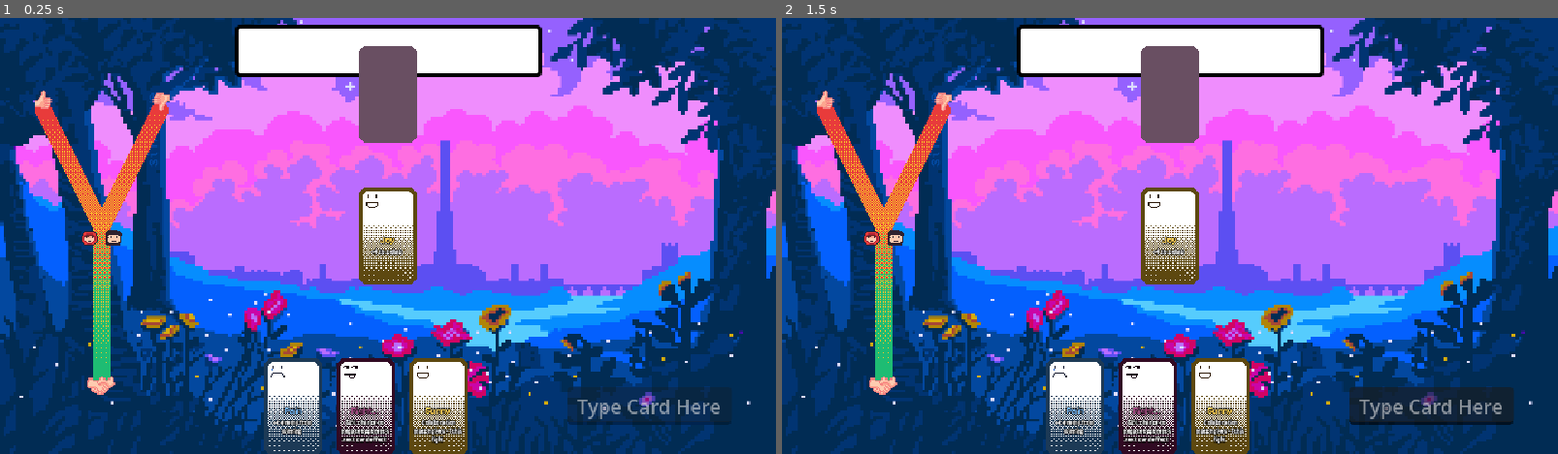
Above: before the commit, frames 1-2 (left to right).
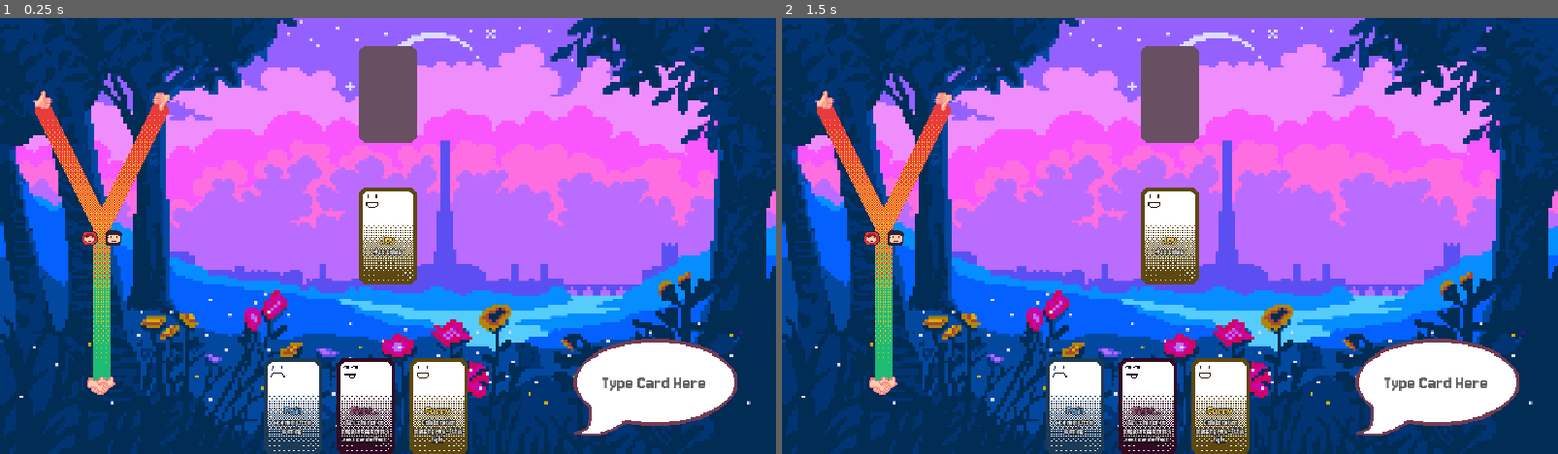
Above: after the commit, the same moments.

Repository: hundredplans/behind-my-eyes-minigame
Game: Godot game, scene res://scenes/screens/play_screen/play_screen.tscn
Same seed, same stepped clock (60 frames per second), same inputs: the game is played once before the commit and once after it. This scene is started directly instead of the project's main scene.
Inputs (mouse positions are in pixels of both pictures, inside the frame that each line leads up to):
- Up to frame 1 (0.25 s): no input
- Up to frame 2 (1.5 s): tap Enter (Enter) at 0.5, 0.6 s; move the mouse to (1340, 214) at 0.52 s; tap Space at 1.25 s; move the mouse to (1014, 257) at 1.27 s; click (1014, 257) at 1.35 s

The runs differ from the first frame. In frame 1, 7.9% of the frame differs, in the area x 30-95%, y 1-96%; in frame 2, 8.1%.

Commit message:
new

Diff:
--- a/project/resources/infos/status_effects/confident.tres
+++ b/project/resources/infos/status_effects/confident.tres
@@ -2,9 +2,15 @@
 
 [ext_resource type="Script" uid="uid://cjo5aag66d2ei" path="res://scripts/entity_objects/status_effects/status_effect.gd" id="1_3nh2o"]
 [ext_resource type="Script" uid="uid://cybuqbxq4qpum" path="res://scripts/infos/status_effects/status_effect_info.gd" id="1_u3bqh"]
+[ext_resource type="Texture2D" uid="uid://cdltyr8lir7bh" path="res://assets/sprites/play/combat_atlas/combat_atlas.png" id="2_v3wnk"]
+
+[sub_resource type="AtlasTexture" id="AtlasTexture_ak223"]
+atlas = ExtResource("2_v3wnk")
+region = Rect2(471, 207, 50, 18)
 
 [resource]
 script = ExtResource("1_u3bqh")
+icon = SubResource("AtlasTexture_ak223")
 gdscript = ExtResource("1_3nh2o")
 card_type = 1
 type = 3
--- a/project/resources/infos/status_effects/excitable.tres
+++ b/project/resources/infos/status_effects/excitable.tres
@@ -3,8 +3,11 @@
 [ext_resource type="Script" uid="uid://gqcxvmobkutd" path="res://scripts/entity_objects/status_effects/excitable.gd" id="1_ufkg7"]
 [ext_resource type="Script" uid="uid://cybuqbxq4qpum" path="res://scripts/infos/status_effects/status_effect_info.gd" id="1_vwcxh"]
 
+[sub_resource type="AtlasTexture" id="AtlasTexture_ufkg7"]
+
 [resource]
 script = ExtResource("1_vwcxh")
+icon = SubResource("AtlasTexture_ufkg7")
 gdscript = ExtResource("1_ufkg7")
 type = 1
 name = "Excitable"
--- a/project/resources/infos/status_effects/grumpy.tres
+++ b/project/resources/infos/status_effects/grumpy.tres
@@ -2,9 +2,15 @@
 
 [ext_resource type="Script" uid="uid://cybuqbxq4qpum" path="res://scripts/infos/status_effects/status_effect_info.gd" id="1_imiey"]
 [ext_resource type="Script" uid="uid://cjo5aag66d2ei" path="res://scripts/entity_objects/status_effects/status_effect.gd" id="1_v43pf"]
+[ext_resource type="Texture2D" uid="uid://cdltyr8lir7bh" path="res://assets/sprites/play/combat_atlas/combat_atlas.png" id="2_5w300"]
+
+[sub_resource type="AtlasTexture" id="AtlasTexture_3y0dx"]
+atlas = ExtResource("2_5w300")
+region = Rect2(407, 175, 50, 18)
 
 [resource]
 script = ExtResource("1_imiey")
+icon = SubResource("AtlasTexture_3y0dx")
 gdscript = ExtResource("1_v43pf")
 card_type = 2
 type = 3
--- a/project/resources/infos/status_effects/irritable.tres
+++ b/project/resources/infos/status_effects/irritable.tres
@@ -2,9 +2,15 @@
 
 [ext_resource type="Script" uid="uid://cybuqbxq4qpum" path="res://scripts/infos/status_effects/status_effect_info.gd" id="1_llfx7"]
 [ext_resource type="Script" uid="uid://cjo5aag66d2ei" path="res://scripts/entity_objects/status_effects/status_effect.gd" id="1_m0efx"]
+[ext_resource type="Texture2D" uid="uid://cdltyr8lir7bh" path="res://assets/sprites/play/combat_atlas/combat_atlas.png" id="2_qn0db"]
+
+[sub_resource type="AtlasTexture" id="AtlasTexture_he6yb"]
+atlas = ExtResource("2_qn0db")
+region = Rect2(471, 175, 50, 18)
 
 [resource]
 script = ExtResource("1_llfx7")
+icon = SubResource("AtlasTexture_he6yb")
 gdscript = ExtResource("1_m0efx")
 card_type = 1
 type = 2
--- a/project/resources/infos/status_effects/sincere.tres
+++ b/project/resources/infos/status_effects/sincere.tres
@@ -2,9 +2,15 @@
 
 [ext_resource type="Script" uid="uid://cybuqbxq4qpum" path="res://scripts/infos/status_effects/status_effect_info.gd" id="1_ul7xj"]
 [ext_resource type="Script" uid="uid://cjo5aag66d2ei" path="res://scripts/entity_objects/status_effects/status_effect.gd" id="1_yv3mn"]
+[ext_resource type="Texture2D" uid="uid://cdltyr8lir7bh" path="res://assets/sprites/play/combat_atlas/combat_atlas.png" id="2_3a03d"]
+
+[sub_resource type="AtlasTexture" id="AtlasTexture_bnuef"]
+atlas = ExtResource("2_3a03d")
+region = Rect2(471, 239, 50, 18)
 
 [resource]
 script = ExtResource("1_ul7xj")
+icon = SubResource("AtlasTexture_bnuef")
 gdscript = ExtResource("1_yv3mn")
 card_type = 5
 type = 2
--- a/project/resources/infos/status_effects/sunny.tres
+++ b/project/resources/infos/status_effects/sunny.tres
@@ -1,9 +1,17 @@
 [gd_resource type="Resource" script_class="StatusEffectInfo" format=3 uid="uid://cjr3vewjdrwto"]
 
 [ext_resource type="Script" uid="uid://cybuqbxq4qpum" path="res://scripts/infos/status_effects/status_effect_info.gd" id="1_b6g6x"]
+[ext_resource type="Script" uid="uid://g1uduffiy4fq" path="res://scripts/entity_objects/status_effects/sunny.gd" id="1_s8ktu"]
+[ext_resource type="Texture2D" uid="uid://cdltyr8lir7bh" path="res://assets/sprites/play/combat_atlas/combat_atlas.png" id="2_8dmb8"]
+
+[sub_resource type="AtlasTexture" id="AtlasTexture_wh5kf"]
+atlas = ExtResource("2_8dmb8")
+region = Rect2(535, 175, 50, 18)
 
 [resource]
 script = ExtResource("1_b6g6x")
+icon = SubResource("AtlasTexture_wh5kf")
+gdscript = ExtResource("1_s8ktu")
 card_type = null
 type = 1
 name = "Sunny"
--- /dev/null
+++ b/project/resources/ui/label_settings/jersey/jersey_24.tres
@@ -0,0 +1,9 @@
+[gd_resource type="LabelSettings" format=3 uid="uid://bgxfs62pokw5r"]
+
+[ext_resource type="FontFile" uid="uid://lj2hkch44j84" path="res://assets/fonts/jersey_10.ttf" id="1_7q2er"]
+
+[resource]
+font = ExtResource("1_7q2er")
+font_size = 24
+outline_size = 6
+outline_color = Color(0, 0, 0, 1)
--- a/project/scenes/autoload/info/info.gd
+++ b/project/scenes/autoload/info/info.gd
@@ -1,7 +1,7 @@
 extends Node
 
 var infos: Dictionary # [GDScript, Dictionary[int, String (path)]]
-var info_types: Array[GDScript] = [CardInfo, EnemyInfo]
+var info_types: Array[GDScript] = [CardInfo, EnemyInfo, StatusEffectInfo]
 
 func _ready() -> void:
 	for info_type: GDScript in info_types:
--- a/project/scenes/screens/play_screen/play_screen.tscn
+++ b/project/scenes/screens/play_screen/play_screen.tscn
@@ -5,13 +5,34 @@
 [ext_resource type="PackedScene" uid="uid://cgk8mnf70jwns" path="res://scenes/resource_objects/cards/card_ui/card_ui.tscn" id="3_e1r2e"]
 [ext_resource type="Texture2D" uid="uid://ejd4xtfseh6b" path="res://assets/backgrounds/temp_pixel_art_wallpaper.png" id="3_k8syp"]
 [ext_resource type="PackedScene" uid="uid://d23jgtr4epto2" path="res://scenes/screens/play_screen/points_display/points_display.tscn" id="5_eebmm"]
-[ext_resource type="StyleBox" uid="uid://bvyjrrrh0cbej" path="res://resources/ui/styleboxes/flat_border_two.tres" id="6_64bgq"]
-[ext_resource type="StyleBox" uid="uid://buw0l2eayxjtq" path="res://resources/ui/styleboxes/flat_border_four.tres" id="7_iron8"]
 [ext_resource type="Script" uid="uid://0shmw2f5jneh" path="res://scripts/actions/action_manager.gd" id="8_eebmm"]
 [ext_resource type="Script" uid="uid://clnpatejya6yc" path="res://scenes/screens/play_screen/play_card_line_edit/play_card_line_edit.gd" id="8_hisnf"]
 [ext_resource type="PackedScene" uid="uid://difi5yni64h62" path="res://scenes/screens/play_screen/ai_manager/ai_manager.tscn" id="9_i1kik"]
 [ext_resource type="PackedScene" uid="uid://kfahob34j16j" path="res://scenes/screens/play_screen/hand_cards_manager/hand_cards_manager.tscn" id="11_tunfc"]
+[ext_resource type="FontFile" uid="uid://lj2hkch44j84" path="res://assets/fonts/jersey_10.ttf" id="12_6keno"]
 [ext_resource type="PackedScene" uid="uid://cc8a8o6s38wxr" path="res://scenes/screens/play_screen/enemy_hand_cards_manager/enemy_hand_cards_manager.tscn" id="12_xqjcl"]
+[ext_resource type="Texture2D" uid="uid://cdltyr8lir7bh" path="res://assets/sprites/play/combat_atlas/combat_atlas.png" id="12_y8dr8"]
+[ext_resource type="PackedScene" uid="uid://cnrfa4drlq8ms" path="res://scenes/screens/status_effect_ui_manager/status_effect_ui_manager.tscn" id="15_v3hmr"]
+
+[sub_resource type="AtlasTexture" id="AtlasTexture_y8dr8"]
+atlas = ExtResource("12_y8dr8")
+region = Rect2(639, 147, 145, 77)
+
+[sub_resource type="StyleBoxTexture" id="StyleBoxTexture_6keno"]
+texture = SubResource("AtlasTexture_y8dr8")
+texture_margin_bottom = 5.0
+
+[sub_resource type="Curve2D" id="Curve2D_8t53l"]
+_data = {
+"points": PackedVector2Array(0, 0, 0, 0, -77, -32, 0, 0, 0, 0, -55, -44, 0, 0, 0, 0, -26, -52, 0, 0, 0, 0, 1, -52, 0, 0, 0, 0, 25, -50, 0, 0, 0, 0, 47, -44, 0, 0, 0, 0, 65, -34, 0, 0, 0, 0, 82, -15, 0, 0, 0, 0, 84, 2, 0, 0, 0, 0, 77, 21, 0, 0, 0, 0, 62, 35, 0, 0, 0, 0, 44, 44, 0, 0, 0, 0, 18, 48, 0, 0, 0, 0, -8, 51, 0, 0, 0, 0, -35, 51)
+}
+point_count = 15
+
+[sub_resource type="Curve2D" id="Curve2D_y8dr8"]
+_data = {
+"points": PackedVector2Array(0, 0, 0, 0, 137, 18, 0, 0, 0, 0, 193, 42, 0, 0, 0, 0, 247, 24, 0, 0, 0, 0, 297, 36, 0, 0, 0, 0, 366, 19, 0, 0, 0, 0, 426, 41, 0, 0, 0, 0, 493, 27)
+}
+point_count = 7
 
 [node name="PlayScreen" type="Control" unique_id=746952712]
 layout_mode = 3
@@ -25,6 +46,14 @@
 CardUIPacked = ExtResource("3_e1r2e")
 metadata/_custom_type_script = "uid://5qy6jkgf2qhn"
 
+[node name="ActionSender" type="Node" parent="." unique_id=398503857]
+unique_name_in_owner = true
+script = ExtResource("8_eebmm")
+metadata/_custom_type_script = "uid://0shmw2f5jneh"
+
+[node name="AIManager" parent="." unique_id=218810832 instance=ExtResource("9_i1kik")]
+unique_name_in_owner = true
+
 [node name="BackgroundTxRect" type="TextureRect" parent="." unique_id=136554596]
 layout_mode = 1
 anchors_preset = 15
@@ -34,34 +63,6 @@
 grow_vertical = 2
 texture = ExtResource("3_k8syp")
 expand_mode = 3
-
-[node name="PointsDisplay" parent="." unique_id=806983574 instance=ExtResource("5_eebmm")]
-unique_name_in_owner = true
-position = Vector2(84, 178)
-
-[node name="EnemyPanel" type="PanelContainer" parent="." unique_id=972901351]
-self_modulate = Color(0, 0, 0, 1)
-layout_mode = 1
-anchors_preset = 5
-anchor_left = 0.5
-anchor_right = 0.5
-offset_left = -126.5
-offset_top = 6.0
-offset_right = 126.5
-offset_bottom = 49.0
-grow_horizontal = 2
-theme_override_styles/panel = ExtResource("7_iron8")
-
-[node name="MarginContainer" type="MarginContainer" parent="EnemyPanel" unique_id=1025685466]
-layout_mode = 2
-theme_override_constants/margin_left = 3
-theme_override_constants/margin_top = 3
-theme_override_constants/margin_right = 3
-theme_override_constants/margin_bottom = 3
-
-[node name="PanelContainer" type="PanelContainer" parent="EnemyPanel/MarginContainer" unique_id=1958436331]
-layout_mode = 2
-theme_override_styles/panel = ExtResource("6_64bgq")
 
 [node name="CardSpot" type="Control" parent="." unique_id=1181247455]
 unique_name_in_owner = true
@@ -75,33 +76,59 @@
 grow_vertical = 2
 mouse_filter = 2
 
-[node name="PlayCardLineEdit" type="LineEdit" parent="." unique_id=1874718902]
+[node name="PointsDisplay" parent="." unique_id=806983574 instance=ExtResource("5_eebmm")]
 unique_name_in_owner = true
-layout_mode = 0
-offset_left = 468.0
-offset_top = 305.0
-offset_right = 603.5
-offset_bottom = 336.0
+position = Vector2(84, 178)
+
+[node name="PlayerSpeechBubble" type="Node2D" parent="." unique_id=1414662779]
+position = Vector2(473, 265)
+
+[node name="PlayCardLineEdit" type="LineEdit" parent="PlayerSpeechBubble" unique_id=1874718902]
+unique_name_in_owner = true
+texture_filter = 1
+custom_minimum_size = Vector2(0, 80)
+offset_right = 135.5
+offset_bottom = 80.0
+theme_override_colors/font_color = Color(0, 0, 0, 1)
+theme_override_colors/font_uneditable_color = Color(0.8745098, 0.8745098, 0.8745098, 1)
+theme_override_colors/font_placeholder_color = Color(0.3665946, 0.3665946, 0.36659458, 1)
+theme_override_colors/caret_color = Color(0, 0, 0, 1)
+theme_override_fonts/font = ExtResource("12_6keno")
+theme_override_styles/normal = SubResource("StyleBoxTexture_6keno")
+theme_override_styles/read_only = SubResource("StyleBoxTexture_6keno")
+theme_override_styles/focus = SubResource("StyleBoxTexture_6keno")
 placeholder_text = "Type Card Here"
 alignment = 1
 script = ExtResource("8_hisnf")
+metadata/_edit_lock_ = true
 
-[node name="ActionSender" type="Node" parent="." unique_id=398503857]
-unique_name_in_owner = true
-script = ExtResource("8_eebmm")
-metadata/_custom_type_script = "uid://0shmw2f5jneh"
+[node name="StatusEffectManagers" type="Node2D" parent="." unique_id=1658503946]
 
-[node name="AIManager" parent="." unique_id=218810832 instance=ExtResource("9_i1kik")]
-unique_name_in_owner = true
+[node name="PlayerStatusEffectUiManager" parent="StatusEffectManagers" unique_id=719229911 node_paths=PackedStringArray("StatusEffectPath") instance=ExtResource("15_v3hmr")]
+position = Vector2(544, 301)
+StatusEffectPath = NodePath("Path2D")
+players = true
 
-[node name="HandCardsManager" parent="." unique_id=2065525916 instance=ExtResource("11_tunfc")]
+[node name="Path2D" type="Path2D" parent="StatusEffectManagers/PlayerStatusEffectUiManager" unique_id=1324496922]
+curve = SubResource("Curve2D_8t53l")
+metadata/_edit_lock_ = true
+
+[node name="EnemyEffectUiManager" parent="StatusEffectManagers" unique_id=675579878 node_paths=PackedStringArray("StatusEffectPath") instance=ExtResource("15_v3hmr")]
+StatusEffectPath = NodePath("Path2D")
+
+[node name="Path2D" type="Path2D" parent="StatusEffectManagers/EnemyEffectUiManager" unique_id=310904782]
+curve = SubResource("Curve2D_y8dr8")
+
+[node name="HandCardManagers" type="Node2D" parent="." unique_id=1831081516]
+
+[node name="HandCardsManager" parent="HandCardManagers" unique_id=2065525916 instance=ExtResource("11_tunfc")]
 unique_name_in_owner = true
 z_index = 1
 position = Vector2(302, 321)
 
-[node name="EnemyHandCardsManager" parent="." unique_id=477362272 instance=ExtResource("12_xqjcl")]
+[node name="EnemyHandCardsManager" parent="HandCardManagers" unique_id=477362272 instance=ExtResource("12_xqjcl")]
 unique_name_in_owner = true
 position = Vector2(320, 63)
 
-[connection signal="text_submitted" from="PlayCardLineEdit" to="." method="onPlayCardLineEditTextSubmitted"]
-[connection signal="text_submitted" from="PlayCardLineEdit" to="PlayCardLineEdit" method="onTextSubmitted"]
+[connection signal="text_submitted" from="PlayerSpeechBubble/PlayCardLineEdit" to="." method="onPlayCardLineEditTextSubmitted"]
+[connection signal="text_submitted" from="PlayerSpeechBubble/PlayCardLineEdit" to="PlayerSpeechBubble/PlayCardLineEdit" method="onTextSubmitted"]
--- /dev/null
+++ b/project/scenes/screens/status_effect_ui_manager/status_effect_ui.gd
@@ -0,0 +1,16 @@
+extends Node2D
+
+@onready var IconSprite: Sprite2D = %IconSprite
+@onready var DisplayAmountLabel: Label = %DisplayAmountLabel
+var status_effect: StatusEffect
+func setStatusEffect(_status_effect: StatusEffect) -> void:
+	status_effect = _status_effect
+	IconSprite.texture = status_effect.getInfo().getIcon()
+	status_effect.update_display_amount.connect(onUpdateDisplayAmount)
+	onUpdateDisplayAmount()
+
+func getStatusEffect() -> StatusEffect: return status_effect
+
+func onUpdateDisplayAmount() -> void:
+	var display_amount: int = status_effect.getDisplayAmount()
+	DisplayAmountLabel.text = "" if display_amount < 0 else str(display_amount)
--- /dev/null
+++ b/project/scenes/screens/status_effect_ui_manager/status_effect_ui.tscn
@@ -0,0 +1,36 @@
+[gd_scene format=3 uid="uid://dbsw6hf6vm6dh"]
+
+[ext_resource type="Texture2D" uid="uid://cdltyr8lir7bh" path="res://assets/sprites/play/combat_atlas/combat_atlas.png" id="1_cyuyq"]
+[ext_resource type="Script" uid="uid://uvl8pdigs23w" path="res://scenes/screens/status_effect_ui_manager/status_effect_ui.gd" id="1_nrpuq"]
+[ext_resource type="LabelSettings" uid="uid://bgxfs62pokw5r" path="res://resources/ui/label_settings/jersey/jersey_24.tres" id="2_s3qth"]
+[ext_resource type="Script" uid="uid://b1qtu2bcvm30g" path="res://scripts/common/ui/default_control.gd" id="3_v6pqw"]
+[ext_resource type="Script" uid="uid://s2cxedp1lqal" path="res://scripts/common/ui/default_tooltip.gd" id="4_ndvkd"]
+
+[sub_resource type="AtlasTexture" id="AtlasTexture_s3qth"]
+atlas = ExtResource("1_cyuyq")
+region = Rect2(535, 207, 50, 18)
+
+[node name="StatusEffectUI" type="Node2D" unique_id=14122200]
+script = ExtResource("1_nrpuq")
+
+[node name="IconSprite" type="Sprite2D" parent="." unique_id=1622574874]
+unique_name_in_owner = true
+texture_filter = 1
+texture = SubResource("AtlasTexture_s3qth")
+
+[node name="DefaultControl" type="Node" parent="IconSprite" unique_id=390327937]
+script = ExtResource("3_v6pqw")
+metadata/_custom_type_script = "uid://b1qtu2bcvm30g"
+
+[node name="DefaultTooltip" type="Node" parent="IconSprite/DefaultControl" unique_id=2066417645]
+script = ExtResource("4_ndvkd")
+metadata/_custom_type_script = "uid://s2cxedp1lqal"
+
+[node name="DisplayAmountLabel" type="Label" parent="." unique_id=808463749]
+unique_name_in_owner = true
+offset_left = 18.0
+offset_top = -5.0
+offset_right = 28.0
+offset_bottom = 22.0
+text = "2"
+label_settings = ExtResource("2_s3qth")
--- /dev/null
+++ b/project/scenes/screens/status_effect_ui_manager/status_effect_ui_manager.gd
@@ -0,0 +1,45 @@
+extends Node2D
+
+@onready var StatusEffectsNode: Node2D = %StatusEffectsNode
+@export var StatusEffectPath: Path2D # Make this a child when instantiating this scenes
+@export var StatusEffectUIPacked: PackedScene
+@export var status_effect_ui_offset: float = 60.0
+@export var players: bool
+func _ready() -> void:
+	assert(StatusEffectPath != null, "Create a child node and set the export")
+	assert(StatusEffectPath.curve != null, "No curve provided")
+	Actions.process_action.connect(onProcessAction)
+
+func onProcessAction(action: Action) -> void:
+	if action.isPost():
+		if action is CreateStatusEffectAction and action.isPlayers() == players:
+			onCreateStatusEffect(action.getStatusEffect())
+		elif action is RemoveStatusEffectAction and action.isPlayers() == players:
+			onRemoveStatusEffect(action.getStatusEffect())
+
+func onCreateStatusEffect(status_effect: StatusEffect) -> void:
+	var status_effect_ui: Node2D = StatusEffectUIPacked.instantiate()
+	StatusEffectsNode.add_child(status_effect_ui)
+	status_effect_ui.setStatusEffect(status_effect)
+
+	var curve: Curve2D = StatusEffectPath.curve
+	var distance: float = status_effect_ui_offset * (getUisAmount() - 1)
+	var trans: Transform2D = curve.sample_baked_with_rotation(distance)
+	status_effect_ui.transform = trans
+
+func onRemoveStatusEffect(status_effect: StatusEffect) -> void:
+	var status_effect_ui: Node2D = getStatusEffectUI(status_effect)
+	if status_effect_ui == null: return
+	status_effect_ui.queue_free()
+
+func getStatusEffectUI(status_effect: StatusEffect) -> Node2D:
+	for status_effect_ui: Node2D in getStatusEffectUis():
+		if status_effect_ui.getStatusEffect() == status_effect: return status_effect_ui
+	return null
+
+func getUisAmount() -> int:
+	return StatusEffectsNode.get_children()\
+	.filter(func(x: Node2D): return !x.is_queued_for_deletion()).size()
+
+func getStatusEffectUis() -> Array: return StatusEffectsNode.get_children()
+func isPlayers() -> bool: return players
--- /dev/null
+++ b/project/scenes/screens/status_effect_ui_manager/status_effect_ui_manager.tscn
@@ -0,0 +1,11 @@
+[gd_scene format=3 uid="uid://cnrfa4drlq8ms"]
+
+[ext_resource type="Script" uid="uid://d07qle8anetfk" path="res://scenes/screens/status_effect_ui_manager/status_effect_ui_manager.gd" id="1_q73i8"]
+[ext_resource type="PackedScene" uid="uid://dbsw6hf6vm6dh" path="res://scenes/screens/status_effect_ui_manager/status_effect_ui.tscn" id="2_7mugm"]
+
+[node name="StatusEffectUiManager" type="Node2D" unique_id=719229911]
+script = ExtResource("1_q73i8")
+StatusEffectUIPacked = ExtResource("2_7mugm")
+
+[node name="StatusEffectsNode" type="Node2D" parent="." unique_id=1245633502]
+unique_name_in_owner = true
--- a/project/scripts/actions/create_status_effect_action.gd
+++ b/project/scripts/actions/create_status_effect_action.gd
@@ -11,6 +11,7 @@
 func onPostAction() -> void:
 	status_effect = info.getStatusEffect(character)
 
+func isPlayers() -> bool: return character.isPlayers()
 func getStatusEffect() -> StatusEffect: return status_effect
 func getCharacter() -> Character: return character
 func getInfo() -> StatusEffectInfo: return info
--- a/project/scripts/actions/remove_hand_card_action.gd
+++ b/project/scripts/actions/remove_hand_card_action.gd
@@ -8,5 +8,6 @@
 func onPreAction() -> void: if card == null: onFailAction()
 func onPostAction() -> void:
 	card.onRemoveHandCard()
+	Board.getCharacter(card.isPlayers()).getHandCards().erase(card)
 
 func getLogInfo() -> Array: return []
--- a/project/scripts/actions/remove_status_effect_action.gd
+++ b/project/scripts/actions/remove_status_effect_action.gd
@@ -2,6 +2,7 @@
 
 var info: StatusEffectInfo
 var character: Character
+var status_effect: StatusEffect
 func _init(_info: StatusEffectInfo, _character: Character) -> void:
 	info = _info
 	character = _character
@@ -10,9 +11,12 @@
 	if !character.hasStatusEffect(info): onFailAction()
 
 func onPostAction() -> void:
-	pass
+	status_effect = character.getStatusEffect(info)
+	onPush([DestroyEntityObjectAction.new(status_effect)])
 
 func getInfo() -> StatusEffectInfo: return info
+func isPlayers() -> bool: return character.isPlayers()
 func getCharacter() -> Character: return character
+func getStatusEffect() -> StatusEffect: return status_effect
 func getLogInfo() -> Array:
 	return ["Status Effect Name: %s" % info.getName(), "Character: %s" % character.getName()]
--- a/project/scripts/actions/sunny_trigger_status_effect_action.gd
+++ b/project/scripts/actions/sunny_trigger_status_effect_action.gd
@@ -1,7 +1,9 @@
 class_name SunnyTriggerStatusEffectAction extends TriggerStatusEffectAction
 
-func _init(_status_effect: StatusEffect) -> void:
+var action: UpdatePointsAction
+func _init(_status_effect: StatusEffect, _action: UpdatePointsAction) -> void:
 	status_effect = _status_effect
+	action = _action
 
 func onPostAction() -> void:
-	status_effect.onSunny()
+	status_effect.onSunny(action)
--- a/project/scripts/common/character.gd
+++ b/project/scripts/common/character.gd
@@ -39,15 +39,20 @@
 	points += delta
 	update_points.emit()
 
+func isPlayers() -> bool: return players
 func onCreateStatusEffect(action: CreateStatusEffectAction) -> void:
 	status_effects.append(action.getStatusEffect())
 
 func onRemoveStatusEffect(action: RemoveStatusEffectAction) -> void:
 	var status_effect_info: StatusEffectInfo = action.getInfo()
+	var status_effect: StatusEffect = getStatusEffect(status_effect_info)
+	if status_effect == null: return
+	status_effects.erase(status_effect)
+
+func getStatusEffect(status_effect_info: StatusEffectInfo) -> StatusEffect:
 	for status_effect: StatusEffect in status_effects:
-		if status_effect.getInfo() == status_effect_info:
-			status_effects.erase(status_effect)
-			return
+		if status_effect.getInfo() == status_effect_info: return status_effect
+	return null
 
 func getStatusEffects() -> Array[StatusEffect]: return status_effects
 func hasStatusEffect(info: StatusEffectInfo) -> bool:
--- /dev/null
+++ b/project/scripts/common/ui/default_tooltip.gd
@@ -0,0 +1,16 @@
+class_name DefaultTooltip extends Node
+
+@export var TooltipUIPacked: PackedScene
+@export var display_time: float = 0.2
+@export var offset: Vector2
+var TooltipUI: Control
+
+func _ready() -> void:
+	getDefaultControl().mouse_in_ui.connect(onMouseInUI)
+
+func onMouseInUI(mouse_in_ui: bool) -> void:
+	if !mouse_in_ui:
+		if is_instance_valid(TooltipUI): TooltipUI.queue_free()
+		pass
+
+func getDefaultControl() -> DefaultControl: return get_parent()
--- a/project/scripts/entity_objects/status_effects/status_effect.gd
+++ b/project/scripts/entity_objects/status_effects/status_effect.gd
@@ -16,7 +16,6 @@
 			elif isNullifier():
 				onForce([NullifierTriggerStatusEffectAction.new(self, action)])
 
-
 func onDoubler(action: UpdatePointsAction) -> void: action.onDouble()
 func onNullifier(action: UpdatePointsAction) -> void: action.onNullify()
 func onStatusEffectCreated() -> void: pass
@@ -25,6 +24,6 @@
 func isDoubler() -> bool: return info.getType() == StatusEffectInfo.Type.DOUBLER
 func isNullifier() -> bool: return info.getType() == StatusEffectInfo.Type.NULLIFIER
 
-func onUpdateDisplayAmount() -> void: update_display_amount.emit(getDisplayAmount())
+func onUpdateDisplayAmount() -> void: update_display_amount.emit()
 func getDisplayAmount() -> int: return -1
 func getInfo() -> StatusEffectInfo: return info
--- a/project/scripts/entity_objects/status_effects/sunny.gd
+++ b/project/scripts/entity_objects/status_effects/sunny.gd
@@ -4,7 +4,7 @@
 func onProcessAction(action: Action) -> void:
 	if !action.isPost():
 		if action is UpdatePointsAction and action.isCollab() and action.isPlayers() == isPlayers():
-			onForce([SunnyTriggerStatusEffectAction.new(self)])
+			onForce([SunnyTriggerStatusEffectAction.new(self, action)])
 
 func onSunny(action: UpdatePointsAction) -> void:
 	action.onUpdateExtraDelta(POINTS)
--- a/project/scripts/infos/status_effects/status_effect_info.gd
+++ b/project/scripts/infos/status_effects/status_effect_info.gd
@@ -11,3 +11,5 @@
 func getType() -> Type: return type
 func getStatusEffect(character: Character) -> StatusEffect:
 	return gdscript.new(self, character)
+
+static func getDefaultPath() -> String: return "res://resources/infos/status_effects/"
Not shown, added: project/scenes/screens/status_effect_ui_manager/status_effect_ui.gd.uid
Not shown, added: project/scenes/screens/status_effect_ui_manager/status_effect_ui_manager.gd.uid
Not shown, added: project/scripts/common/ui/default_tooltip.gd.uid
